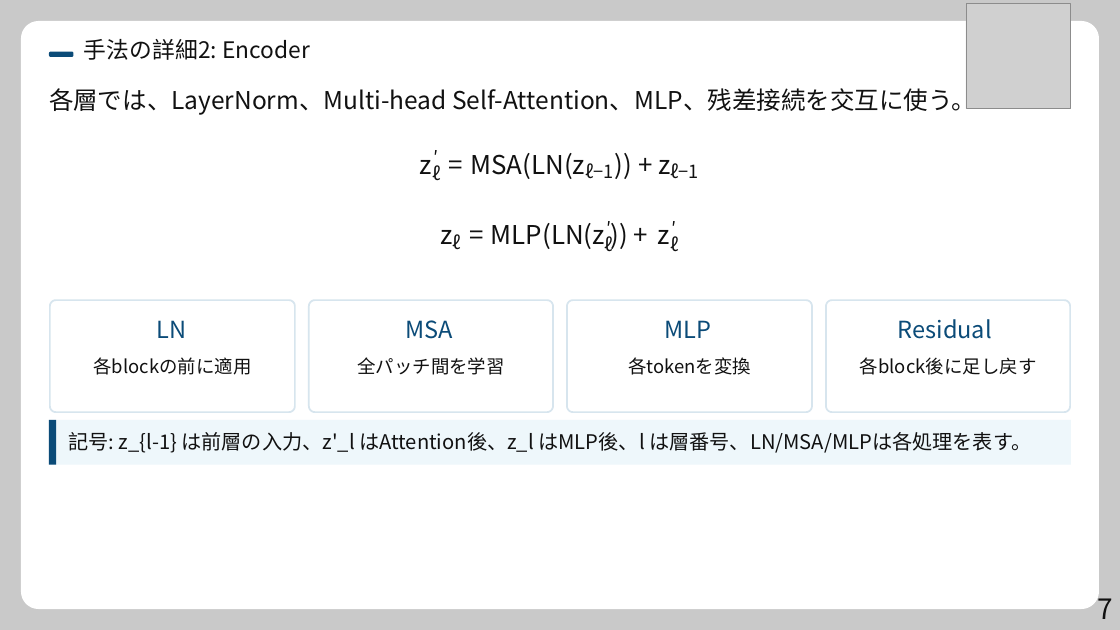
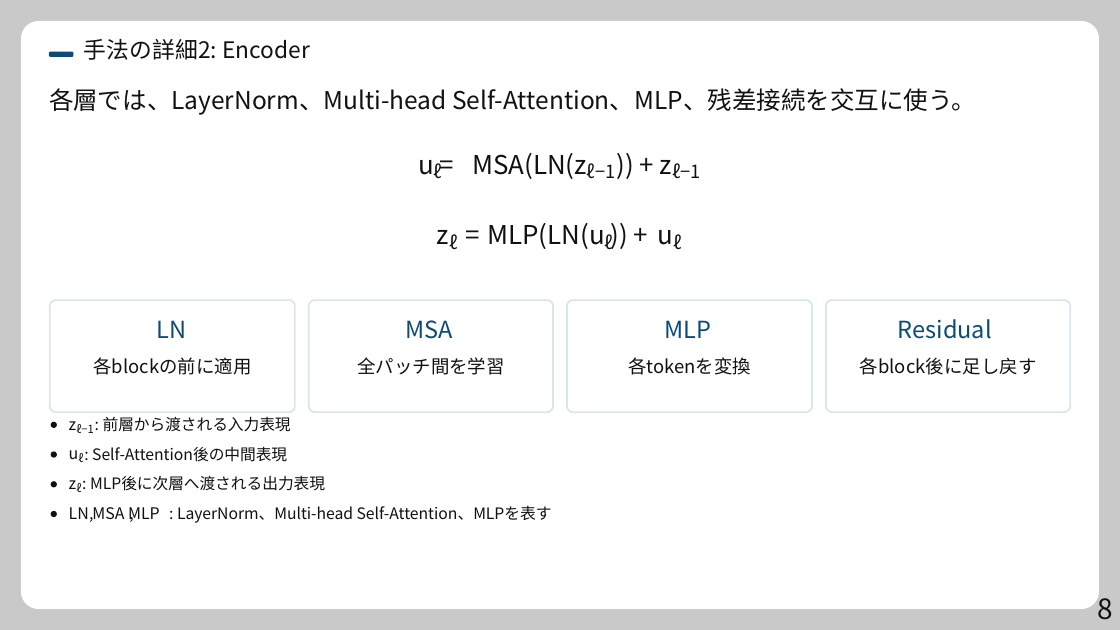
Before and after one commit to in-trial-use/create_presentation, a slide deck: slide 8 of data/refined/ViT/step2.pptx (slide 7 before the commit). Drawn at 1120x630 pixels with LibreOffice and Linux fonts; fonts in the diff are those of the drawing; grey boxes stand for pictures. Boxes give left, top, right and bottom in pixels: in the first picture for what was removed or moved away, otherwise in the second. Text is boxed around its words. In the diff, an @@ line names an element or a change of style, - is before the commit and + after.

```diff
--- a/data/refined/ViT/step2.pptx
+++ b/data/refined/ViT/step2.pptx
@@ picture removed at (x1=966, y1=3, x2=1071, y2=108) @@
@@ text removed at (x1=449, y1=148, x2=475, y2=183) @@
-=
@@ text added at (x1=418, y1=160, x2=434, y2=175), 22.2 pt, text #111111 @@
+u =
@@ text "ℓ" rewrapped from (x1=432, y1=150, x2=440, y2=181) to (x1=434, y1=160, x2=442, y2=179) @@
@@ text "ℓ" moved from (x1=453, y1=234, x2=461, y2=250) to (x1=449, y1=234, x2=457, y2=250) @@
@@ text "=" moved from (x1=470, y1=219, x2=496, y2=255) to (x1=466, y1=219, x2=492, y2=255) @@
@@ text at (x1=487, y1=223, x2=604, y2=249): text changed @@
-MLP(LN(z )) +
+MLP(LN(u )) +
@@ text "ℓ" rewrapped from (x1=605, y1=221, x2=613, y2=252) to (x1=605, y1=234, x2=613, y2=250) @@
@@ text added at (x1=658, y1=230, x2=674, y2=246), 22.2 pt, text #111111 @@
+u
@@ text removed at (x1=671, y1=217, x2=690, y2=242) @@
-′
@@ text "ℓ" rewrapped from (x1=670, y1=221, x2=678, y2=252) to (x1=674, y1=234, x2=682, y2=250) @@
@@ text "z" moved from (x1=420, y1=160, x2=432, y2=174) to (x1=69, y1=421, x2=77, y2=431) @@
@@ text "z" at (x1=69, y1=421, x2=77, y2=431): size 22.2 to 13.7 pt @@
@@ text added at (x1=103, y1=416, x2=291, y2=432), 13.5 pt, text #111111 @@
+: 前層から渡される入力表現
@@ freeform shape removed at (x1=49, y1=420, x2=1071, y2=465) @@
@@ freeform shape removed at (x1=49, y1=420, x2=55, y2=465) @@
@@ freeform shape added at (x1=50, y1=422, x2=56, y2=428), fill #111111 @@
@@ text removed at (x1=68, y1=432, x2=1031, y2=453) @@
-記号: z_{l-1} は前層の入力、z'_l はAttention後、z_l はMLP後、l は層番号、LN/MSA/MLPは各処理を表す。
@@ text added at (x1=76, y1=424, x2=94, y2=433), 9.6 pt, text #111111 @@
+ℓ−1
@@ text added at (x1=92, y1=446, x2=287, y2=462), 13.5 pt, text #111111 @@
+: Self-Attention後の中間表現
@@ freeform shape added at (x1=50, y1=451, x2=56, y2=457), fill #111111 @@
@@ text "z" at (x1=69, y1=480, x2=77, y2=490): size 22.2 to 13.7 pt @@
@@ text "z" moved from (x1=658, y1=230, x2=670, y2=244) to (x1=69, y1=480, x2=77, y2=490) @@
@@ text added at (x1=69, y1=450, x2=79, y2=460), 13.7 pt, text #111111 @@
+u
@@ text added at (x1=78, y1=453, x2=83, y2=462), 9.6 pt, text #111111 @@
+ℓ
@@ text added at (x1=90, y1=475, x2=325, y2=491), 13.5 pt, text #111111 @@
+: MLP後に次層へ渡される出力表現
@@ freeform shape added at (x1=50, y1=481, x2=56, y2=487), fill #111111 @@
@@ text added at (x1=69, y1=507, x2=160, y2=522), 13.7 pt, text #111111 @@
+LN MSA MLP
@@ text added at (x1=76, y1=483, x2=81, y2=492), 9.6 pt, text #111111 @@
+ℓ
@@ text at (x1=89, y1=504, x2=105, y2=526): text changed; size 15.6 to 13.5 pt @@
-′
+,
@@ text at (x1=129, y1=504, x2=145, y2=526): text changed; size 15.6 to 13.5 pt @@
-′
+,
@@ text added at (x1=177, y1=506, x2=552, y2=523), 13.5 pt, text #111111 @@
+: LayerNorm、Multi-head Self-Attention、MLPを表す
@@ freeform shape added at (x1=50, y1=511, x2=56, y2=517), fill #111111 @@
@@ text at (x1=1097, y1=591, x2=1113, y2=620): text changed @@
-7
+8
```
Also in this commit, not shown: 10 other slides changed, 2 slides added, 1 slide removed, 13 other files.
